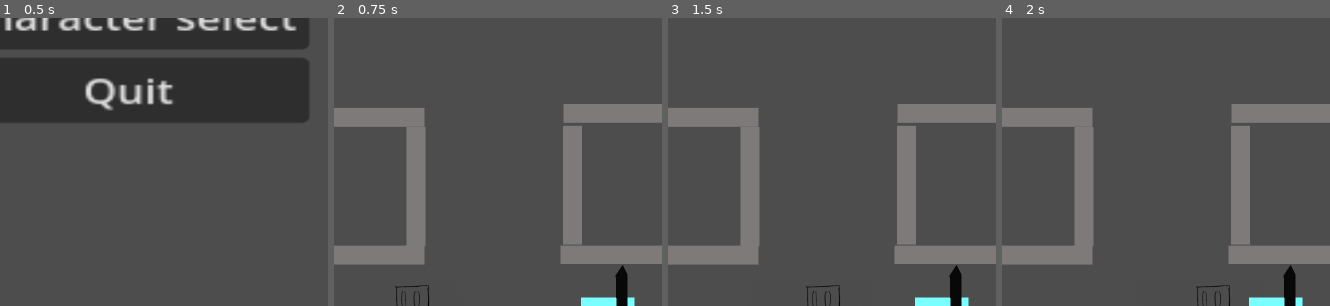
Above: before the commit, frames 1-4 (left to right).
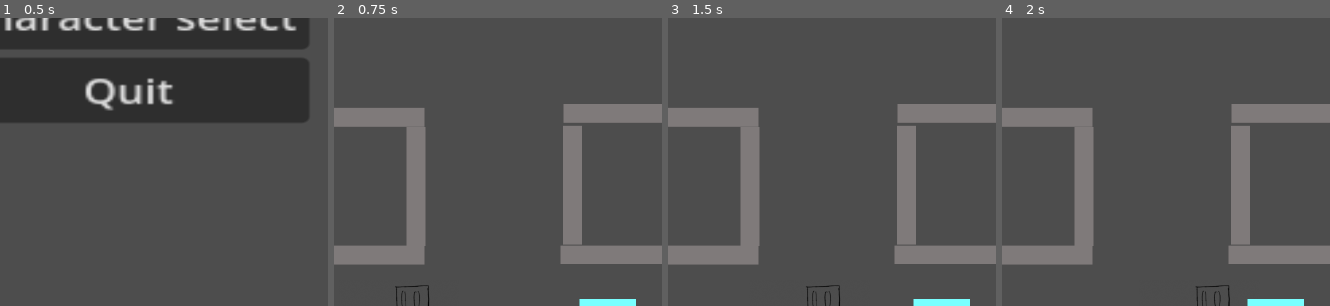
Above: after the commit, the same moments.

Repository: Thedabbit/Rpg-Project-2
Game: Godot game, scene res://Menu.tscn
The game is run twice, just before and just after one commit, with the same random seed, the same clock (stepped at 60 frames per second) and the same inputs.
Inputs:
- Up to frame 1 (0.5 s): no input
- Up to frame 2 (0.75 s): click "Start" at 0.5 s
- Up to frame 3 (1.5 s): tap Enter at 1.25 s; hold D (Right1) from 1.28 s (still down); tap Space (Primary Action, bound only after the commit) at 1.35 s
- Up to frame 4 (2 s): keep holding D (Right1)
The pictures show only the part of the screen within x 19-69%, y 50-100%; the shares and areas given below are measured in that part.

Frame 1 is identical in both runs. In frame 2, 0.6% of the frame differs, in the area x 74-93%, y 85-100%; in frame 3, 0.6%; in frame 4, 0.6%, in the area x 64-93%, y 85-100%.

Commit message:
Added gun
Gun now shoots even after the player turns.

Diff:
--- a/CharacterBody2D2.gd
+++ b/CharacterBody2D2.gd
@@ -1,5 +1,5 @@
 extends CharacterBody2D
-
+var bullet_scene = preload("res://Bullet.tscn")
 var speed = 1000
 
 
@@ -18,3 +18,12 @@
 		rotation_degrees -= 5
 	if Input.is_action_pressed("RotateR2"):
 		rotation_degrees += 5
+	if Input.is_action_just_pressed("Primary Action"):
+		shoot_bullet()
+
+func shoot_bullet():
+	var bullet = bullet_scene.instantiate()
+	bullet.position = $Marker2D.global_position
+	$"..".add_child(bullet)
+	bullet.direction = Vector2.from_angle(rotation)
+	bullet.rotation_degrees = rotation_degrees + 90
--- a/main_level.tscn
+++ b/main_level.tscn
@@ -57,6 +57,7 @@
 
 [node name="Player 2" type="CharacterBody2D" parent="."]
 position = Vector2(1403, 1551)
+rotation = 1.5708
 script = ExtResource("3_ovpcs")
 
 [node name="CollisionShape2D" type="CollisionShape2D" parent="Player 2"]
@@ -69,9 +70,14 @@
 texture = SubResource("CanvasTexture_jf6dx")
 
 [node name="Polygon2D" type="Polygon2D" parent="Player 2"]
-position = Vector2(19, -41)
+position = Vector2(24.9998, -76.0001)
+rotation = 1.5708
 color = Color(0.0338533, 0.0338533, 0.0338533, 1)
 polygon = PackedVector2Array(4, -9, 2, -90, 20, -117, 33, -92, 33, -7)
+
+[node name="Marker2D" type="Marker2D" parent="Player 2"]
+position = Vector2(112, -51.0004)
+rotation = 3.14159
 
 [node name="Starting Room wall 1" type="StaticBody2D" parent="."]
 position = Vector2(1799, 1810)
--- a/project.godot
+++ b/project.godot
@@ -83,3 +83,8 @@
 "events": [Object(InputEventKey,"resource_local_to_scene":false,"resource_name":"","device":-1,"window_id":0,"alt_pressed":false,"shift_pressed":false,"ctrl_pressed":false,"meta_pressed":false,"pressed":false,"keycode":0,"physical_keycode":79,"key_label":0,"unicode":111,"echo":false,"script":null)
 ]
 }
+"Primary Action"={
+"deadzone": 0.5,
+"events": [Object(InputEventKey,"resource_local_to_scene":false,"resource_name":"","device":-1,"window_id":0,"alt_pressed":false,"shift_pressed":false,"ctrl_pressed":false,"meta_pressed":false,"pressed":false,"keycode":0,"physical_keycode":32,"key_label":0,"unicode":32,"echo":false,"script":null)
+]
+}
Not shown: 1 places in main_level.tscn that only renumber resources
